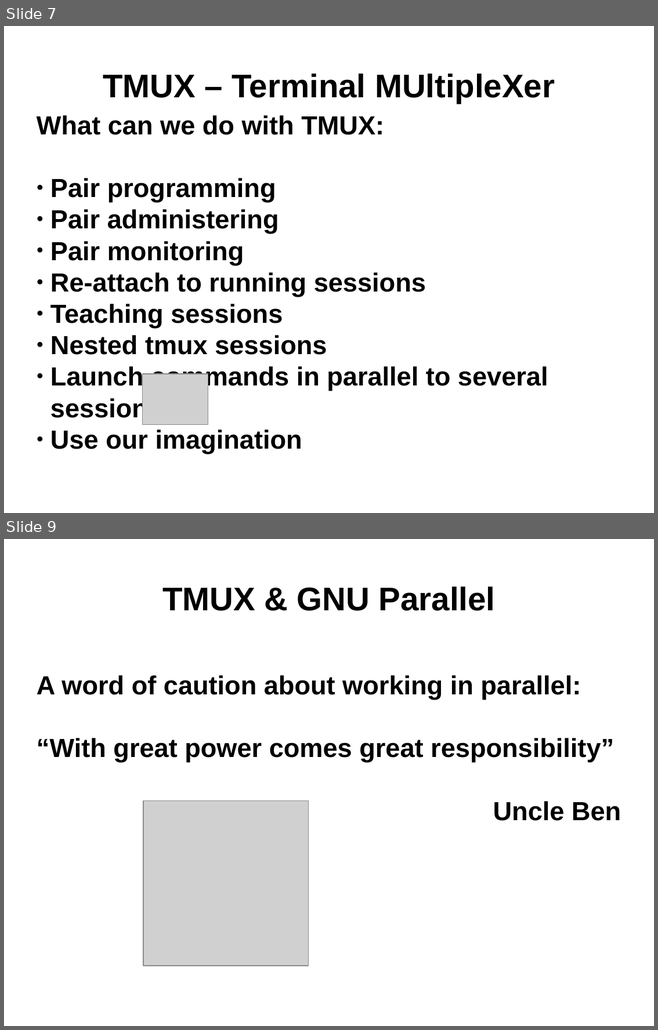
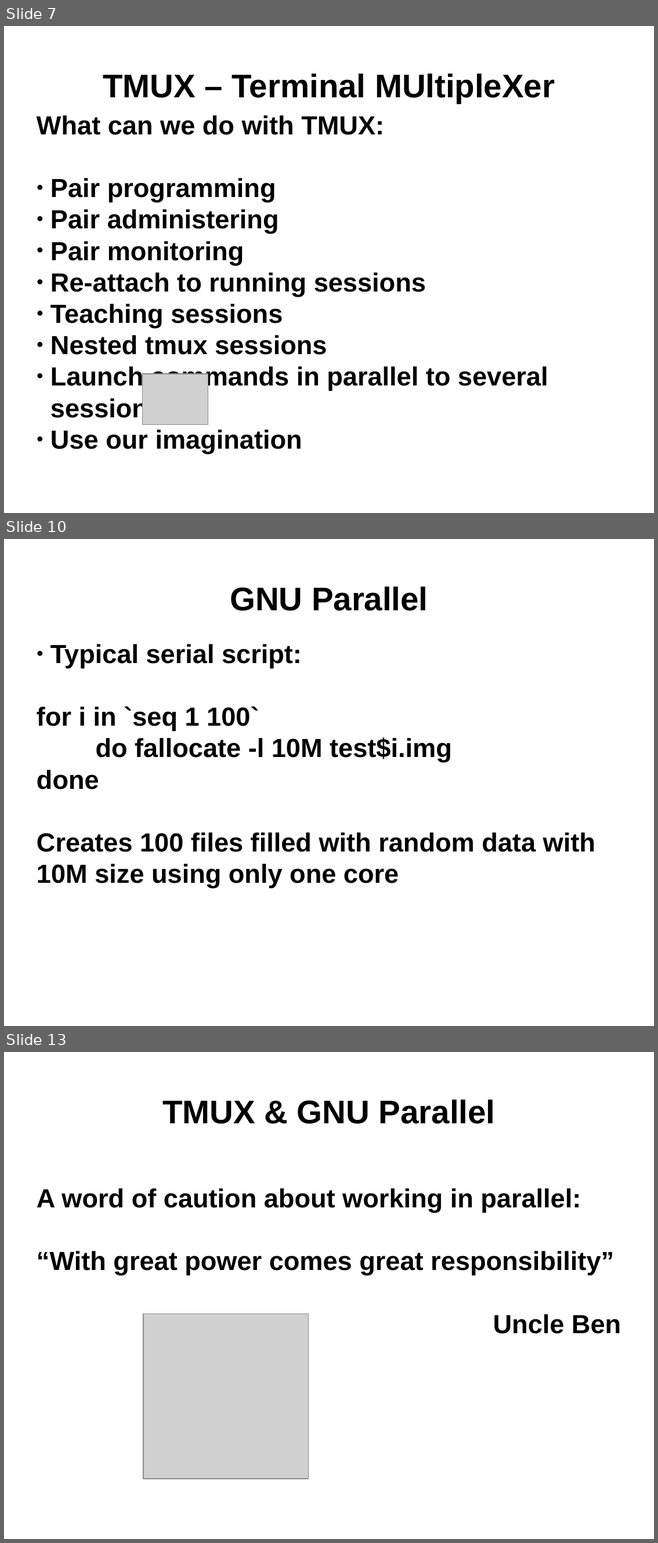
Before and after one commit to juasiepo/TmuxAndGnuParallel_workshop, a slide deck: Slides/TmuxAndGnuParallelPresentation.odp. Shown one above the other, each under a label of ours: slides 7 and 9 before the commit, slides 7, 10 and 13 after it; the slides between them are not shown. The pictures are 658x1030 and 658x1543 pixels, drawn with LibreOffice and Linux fonts; fonts in the diff are those of the drawing; grey boxes stand for pictures; background and template pictures are left out. Boxes give left, top, right and bottom in pixels: in the first picture for what was removed or moved away, otherwise in the second. Text is boxed around its words. In the diff, an @@ line names an element or a change of style, - is before the commit and + after.

Commit message:
GNU Parallel part added

```diff
--- a/Slides/TmuxAndGnuParallelPresentation.odp
+++ b/Slides/TmuxAndGnuParallelPresentation.odp
@@ slide 10 added at [4, 539, 654, 1026], background picture (left out) @@
@@ title added at [230, 587, 428, 611], 40 pt, text #000000, bold @@
+GNU Parallel
@@ subtitle added at [36, 644, 595, 888], 32 pt, text #000000, bold @@
+● Typical serial script:
+for i in `seq 1 100`
+do fallocate -l 10M test$i.img
+done
+Creates 100 files filled with random data with 10M size using only one core
@@ what was slide 9 is now slide 13 @@
```
Also in this commit, not shown: 1 slide changed, 4 other slides added, 1 slide removed.
